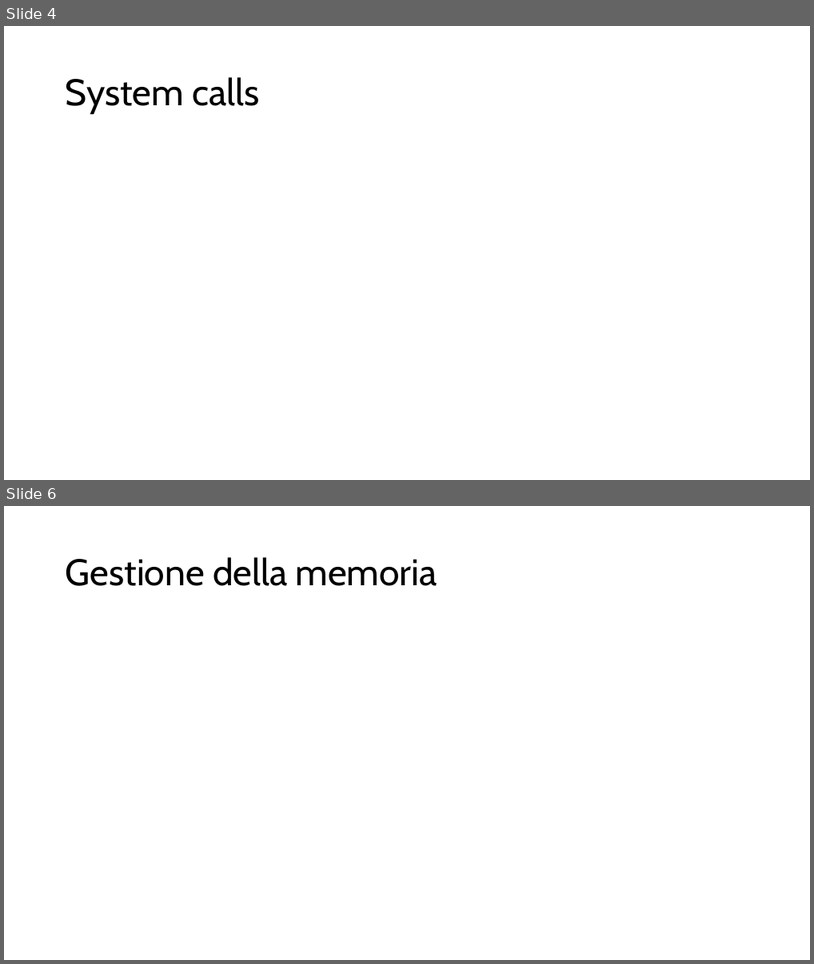
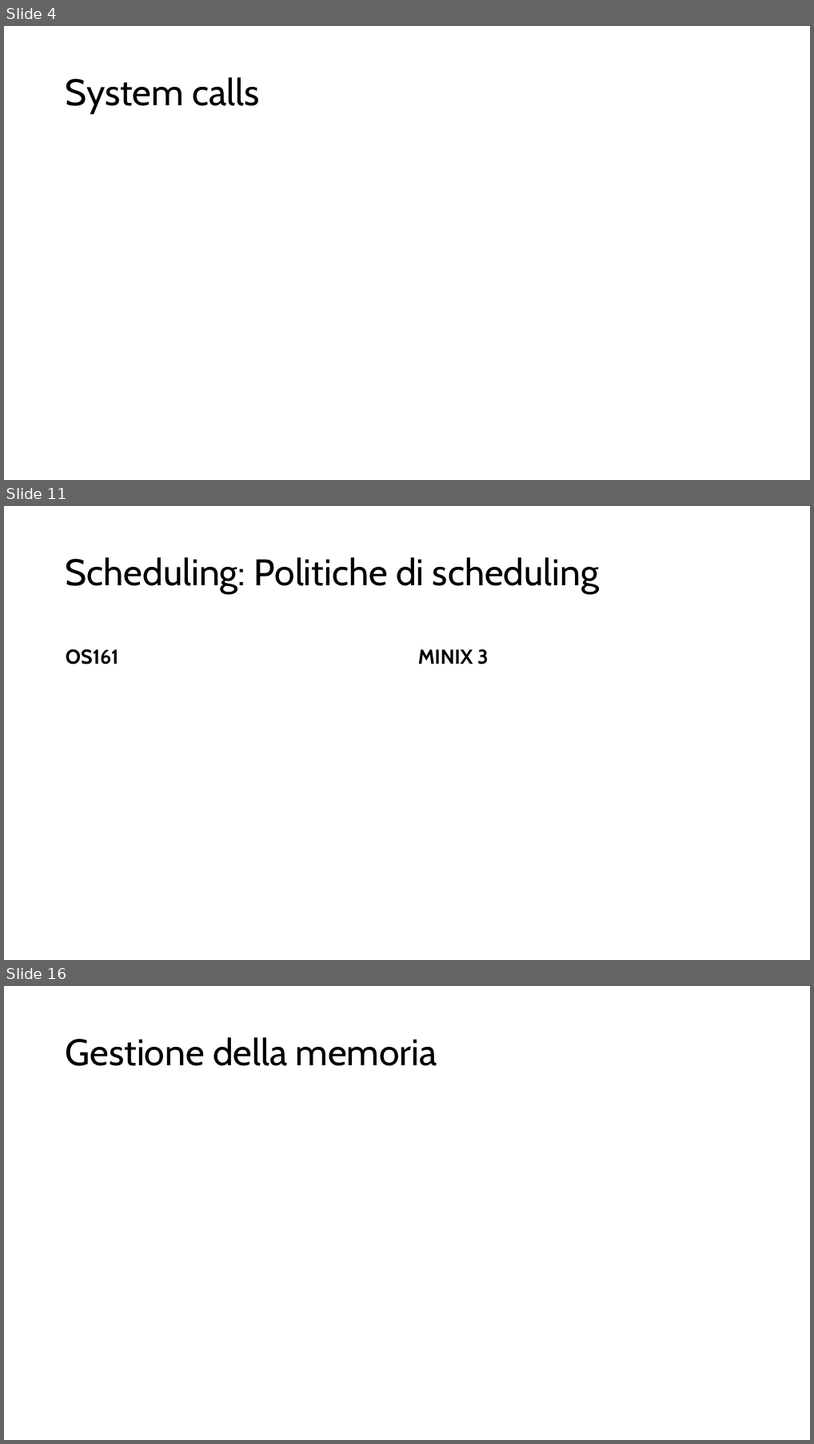
Before and after one commit to fraancyM/PintOS, a slide deck: Progetto_SO.pptx. Shown one above the other, each under a label of ours: slides 4 and 6 before the commit, slides 4, 11 and 16 after it; the slides between them are not shown. The pictures are 814x964 and 814x1444 pixels, drawn with LibreOffice and Linux fonts; fonts in the diff are those of the drawing. Boxes give left, top, right and bottom in pixels: in the first picture for what was removed or moved away, otherwise in the second. Text is boxed around its words. In the diff, an @@ line names an element or a change of style, - is before the commit and + after.

Commit message:
Finito scheduling

```diff
--- a/Progetto_SO.pptx
+++ b/Progetto_SO.pptx
@@ slide 11 added at (x1=4, y1=506, x2=810, y2=960), background #FFFFFF @@
@@ title added at (x1=66, y1=557, x2=599, y2=594), 44 pt, text #000000 @@
+Scheduling: Politiche di scheduling
@@ text added at (x1=66, y1=649, x2=119, y2=664), 24 pt, text #000000, bold @@
+OS161
@@ text added at (x1=418, y1=649, x2=489, y2=664), 24 pt, text #000000, bold @@
+MINIX 3
@@ what was slide 6 is now slide 16 @@
```
Also in this commit, not shown: 15 other slides added, 2 slides removed, 3 other files.
